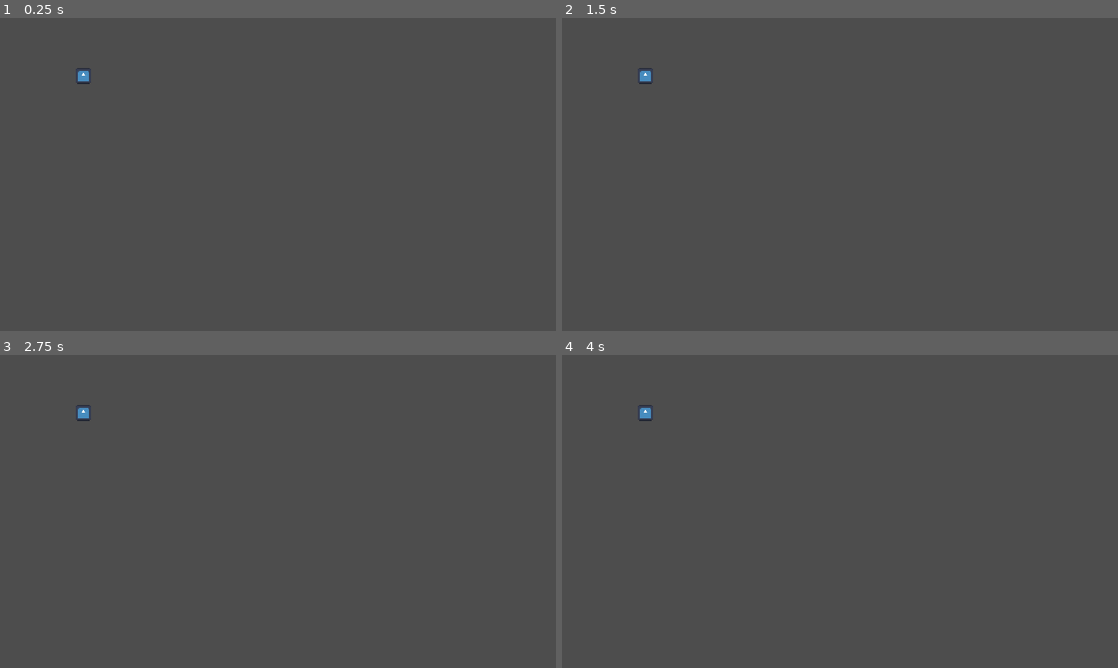
Above: before the commit, frames 1-4 (two rows, left to right).
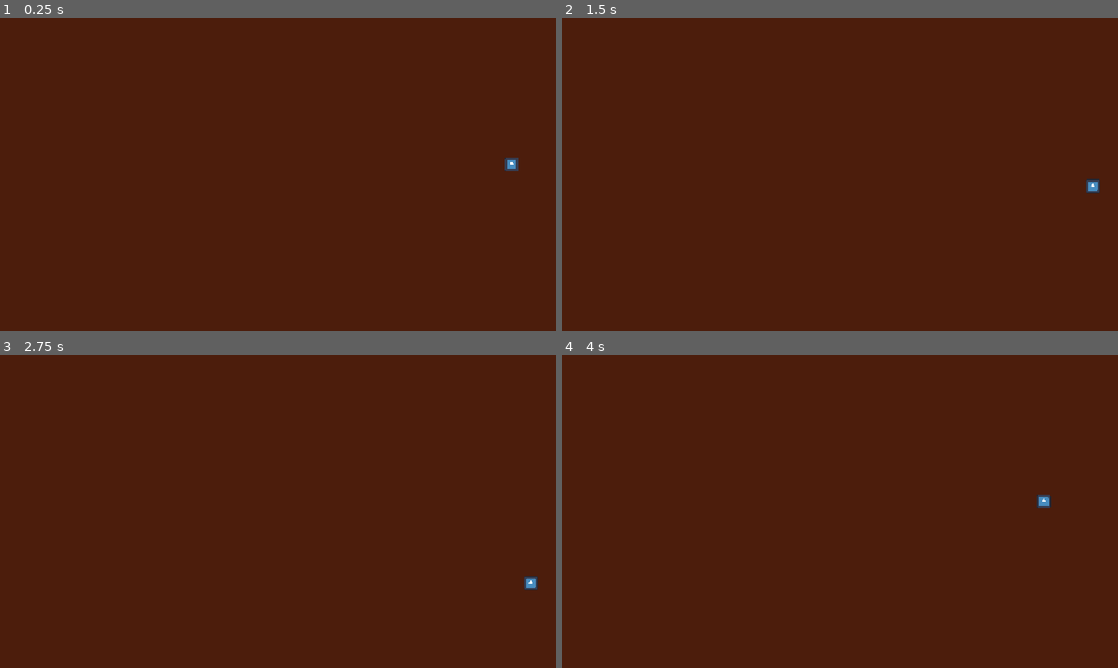
Above: after the commit, the same moments.

Repository: jhdl123/pirate-harbour-tavern
Game: Godot game, scene res://scenes/main/main.tscn
Same seed, same stepped clock (60 frames per second), same inputs: the game is played once before the commit and once after it. The engine's default icon, where the game draws it, is replaced by a stand-in: a white triangle on a blue panel in a dark square.
Inputs:
- Up to frame 1 (0.25 s): no input
- Up to frame 2 (1.5 s): tap Enter at 0.5 s; hold Right (player_move_right) 0.53-1.28 s; tap Space at 1.25 s; hold Down (player_move_down) from 1.28 s (still down)
- Up to frame 3 (2.75 s): release Down (player_move_down) at 2.03 s; hold Right (player_move_right) from 2.03 s (still down)
- Up to frame 4 (4 s): tap Enter at 2.75 s; release Right (player_move_right) at 2.78 s; hold Up (player_move_up) 2.78-3.53 s; hold Left (player_move_left) from 3.53 s (still down)

The runs differ from the first frame. In frame 1, 100% of the frame differs, in the area x 0-100%, y 0-100%; in frame 2, 100%; in frame 3, 100%; in frame 4, 100%.

Commit message:
Add basic player movement and room boundaries

Diff:
--- a/project.godot
+++ b/project.godot
@@ -17,8 +17,9 @@
 
 [display]
 
+window/size/viewport_width=1280
+window/size/viewport_height=720
 window/stretch/mode="canvas_items"
-window/stretch/aspect="expand"
 
 [input]
 
--- a/scenes/main/main.tscn
+++ b/scenes/main/main.tscn
@@ -2,7 +2,48 @@
 
 [ext_resource type="PackedScene" uid="uid://cx2278ifr1e0u" path="res://scenes/player/player.tscn" id="1_hyk8p"]
 
+[sub_resource type="RectangleShape2D" id="RectangleShape2D_3cfvr"]
+size = Vector2(1280, 40)
+
+[sub_resource type="RectangleShape2D" id="RectangleShape2D_hyk8p"]
+size = Vector2(1280, 40)
+
+[sub_resource type="RectangleShape2D" id="RectangleShape2D_iuonh"]
+size = Vector2(40, 720)
+
+[sub_resource type="RectangleShape2D" id="RectangleShape2D_mel2l"]
+size = Vector2(40, 720)
+
 [node name="Node2D" type="Node2D" unique_id=846792139]
 
+[node name="ColorRect" type="ColorRect" parent="." unique_id=2133638235]
+offset_right = 1280.0
+offset_bottom = 721.0
+color = Color(0.29887214, 0.1140675, 0.046463996, 1)
+
 [node name="Player" parent="." unique_id=1068675683 instance=ExtResource("1_hyk8p")]
-position = Vector2(173, 120)
+position = Vector2(1178, 337)
+
+[node name="WallTop" type="StaticBody2D" parent="." unique_id=123444724]
+
+[node name="CollisionShape2D" type="CollisionShape2D" parent="WallTop" unique_id=1914859328]
+position = Vector2(640, 20)
+shape = SubResource("RectangleShape2D_3cfvr")
+
+[node name="WallBottom" type="StaticBody2D" parent="." unique_id=620485724]
+
+[node name="CollisionShape2D" type="CollisionShape2D" parent="WallBottom" unique_id=1536411076]
+position = Vector2(640, 700)
+shape = SubResource("RectangleShape2D_hyk8p")
+
+[node name="WallLeft" type="StaticBody2D" parent="." unique_id=261157790]
+
+[node name="CollisionShape2D" type="CollisionShape2D" parent="WallLeft" unique_id=899140086]
+position = Vector2(20, 360)
+shape = SubResource("RectangleShape2D_iuonh")
+
+[node name="WallRight" type="StaticBody2D" parent="." unique_id=878371548]
+
+[node name="CollisionShape2D" type="CollisionShape2D" parent="WallRight" unique_id=799588042]
+position = Vector2(1260, 360)
+shape = SubResource("RectangleShape2D_mel2l")
--- a/scenes/player/player.gd
+++ b/scenes/player/player.gd
@@ -5,10 +5,10 @@
 
 func _physics_process(_delta: float) -> void:
 	var input_direction := Input.get_vector(
-		"move_left",
-		"move_right",
-		"move_up",
-		"move_down"
+		"player_move_left",
+		"player_move_right",
+		"player_move_up",
+		"player_move_down"
 	)
 
 	velocity = input_direction * movement_speed
